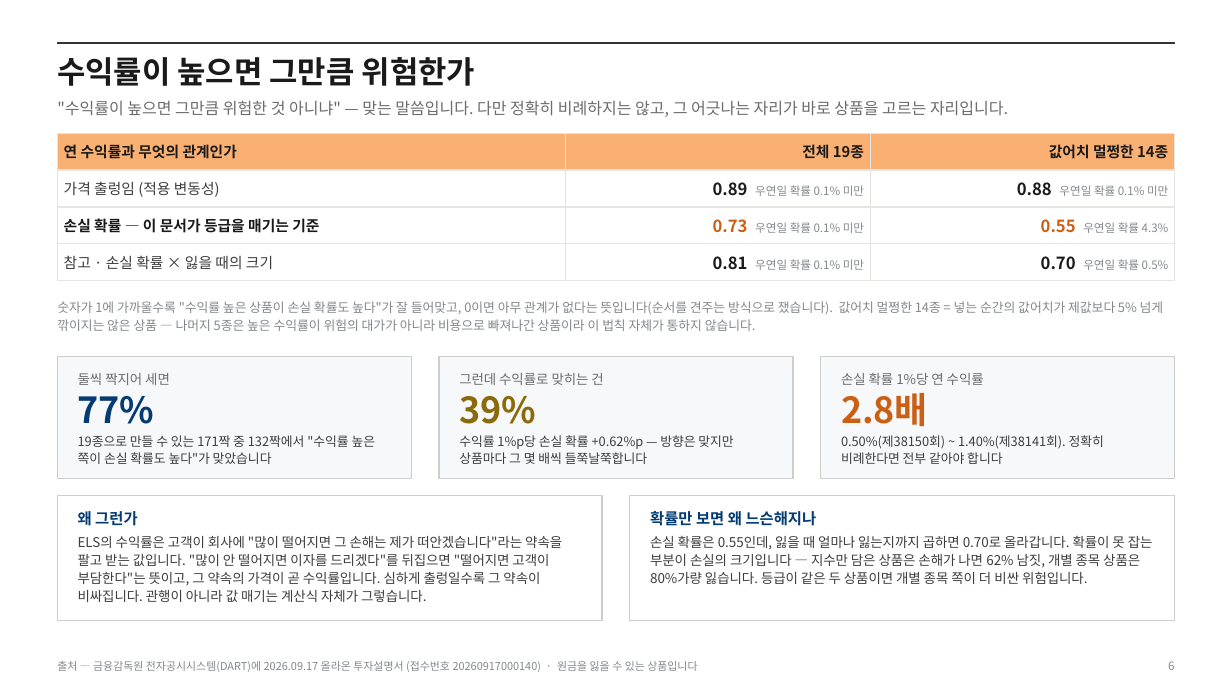
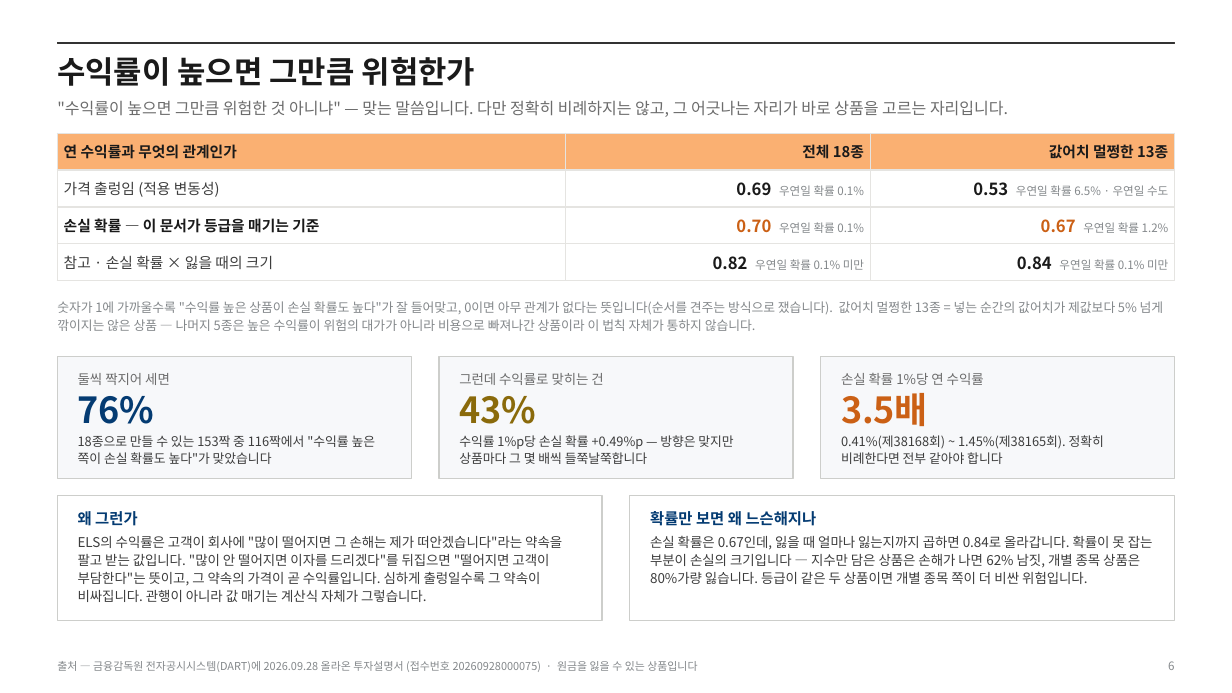
Before and after one commit to hanaroline/work_1, a slide deck: slide 6 of els-analysis-deck.pptx. Drawn at 1232x693 pixels with LibreOffice and Linux fonts; fonts in the diff are those of the drawing. Boxes give left, top, right and bottom in pixels: in the first picture for what was removed or moved away, otherwise in the second. Text is boxed around its words. In the diff, an @@ line names an element or a change of style, - is before the commit and + after.

```diff
--- a/els-analysis-deck.pptx
+++ b/els-analysis-deck.pptx
@@ table at [57,133,1175,274] @@
-row 1, column 2: 전체 19종
+row 1, column 2: 전체 18종
-row 1, column 3: 값어치 멀쩡한 14종
+row 1, column 3: 값어치 멀쩡한 13종
-row 2, column 2: 0.89 우연일 확률 0.1% 미만
+row 2, column 2: 0.69 우연일 확률 0.1%
-row 2, column 3: 0.88 우연일 확률 0.1% 미만
+row 2, column 3: 0.53 우연일 확률 6.5% · 우연일 수도
-row 3, column 2: 0.73 우연일 확률 0.1% 미만
+row 3, column 2: 0.70 우연일 확률 0.1%
-row 3, column 3: 0.55 우연일 확률 4.3%
+row 3, column 3: 0.67 우연일 확률 1.2%
-row 4, column 2: 0.81 우연일 확률 0.1% 미만
+row 4, column 2: 0.82 우연일 확률 0.1% 미만
-row 4, column 3: 0.70 우연일 확률 0.5%
+row 4, column 3: 0.84 우연일 확률 0.1% 미만
@@ text at [57,301,1164,331]: text changed @@
-숫자가 1에 가까울수록 "수익률 높은 상품이 손실 확률도 높다"가 잘 들어맞고, 0이면 아무 관계가 없다는 뜻입니다(순서를 견주는 방식으로 쟀습니다). 값어치 멀쩡한 14종 = 넣는 순간의 값어치가 제값보다 5% 넘게 깎이지는 않은 상품 — 나머지 5종은 높은 수익률이 위험의 대가가 아니라 비용으로 빠져나간 상품이라 이 법칙 자체가 통하지 않습니다.
+숫자가 1에 가까울수록 "수익률 높은 상품이 손실 확률도 높다"가 잘 들어맞고, 0이면 아무 관계가 없다는 뜻입니다(순서를 견주는 방식으로 쟀습니다). 값어치 멀쩡한 13종 = 넣는 순간의 값어치가 제값보다 5% 넘게 깎이지는 않은 상품 — 나머지 5종은 높은 수익률이 위험의 대가가 아니라 비용으로 빠져나간 상품이라 이 법칙 자체가 통하지 않습니다.
@@ text at [78,396,155,424]: text changed @@
-77%
+76%
@@ text at [459,396,536,424]: text changed @@
-39%
+43%
@@ text at [841,393,928,426]: text changed @@
-2.8배
+3.5배
@@ text at [78,435,376,464]: text changed @@
-19종으로 만들 수 있는 171짝 중 132짝에서 "수익률 높은 쪽이 손실 확률도 높다"가 맞았습니다
+18종으로 만들 수 있는 153짝 중 116짝에서 "수익률 높은 쪽이 손실 확률도 높다"가 맞았습니다
@@ text at [459,435,733,464]: text changed @@
-수익률 1%p당 손실 확률 +0.62%p — 방향은 맞지만 상품마다 그 몇 배씩 들쭉날쭉합니다
+수익률 1%p당 손실 확률 +0.49%p — 방향은 맞지만 상품마다 그 몇 배씩 들쭉날쭉합니다
@@ text at [841,435,1104,464]: text changed @@
-0.50%(제38150회) ~ 1.40%(제38141회). 정확히 비례한다면 전부 같아야 합니다
+0.41%(제38168회) ~ 1.45%(제38165회). 정확히 비례한다면 전부 같아야 합니다
@@ text at [650,536,1153,584]: text changed @@
-손실 확률은 0.55인데, 잃을 때 얼마나 잃는지까지 곱하면 0.70로 올라갑니다. 확률이 못 잡는 부분이 손실의 크기입니다 — 지수만 담은 상품은 손해가 나면 62% 남짓, 개별 종목 상품은 80%가량 잃습니다. 등급이 같은 두 상품이면 개별 종목 쪽이 더 비싼 위험입니다.
+손실 확률은 0.67인데, 잃을 때 얼마나 잃는지까지 곱하면 0.84로 올라갑니다. 확률이 못 잡는 부분이 손실의 크기입니다 — 지수만 담은 상품은 손해가 나면 62% 남짓, 개별 종목 상품은 80%가량 잃습니다. 등급이 같은 두 상품이면 개별 종목 쪽이 더 비싼 위험입니다.
@@ text at [57,661,697,672]: text changed @@
-출처 — 금융감독원 전자공시시스템(DART)에 2026.09.17 올라온 투자설명서 (접수번호 20260917000140) · 원금을 잃을 수 있는 상품입니다
+출처 — 금융감독원 전자공시시스템(DART)에 2026.09.28 올라온 투자설명서 (접수번호 20260928000075) · 원금을 잃을 수 있는 상품입니다
```
Also in this commit, not shown: 14 other slides changed, 13 other files.
